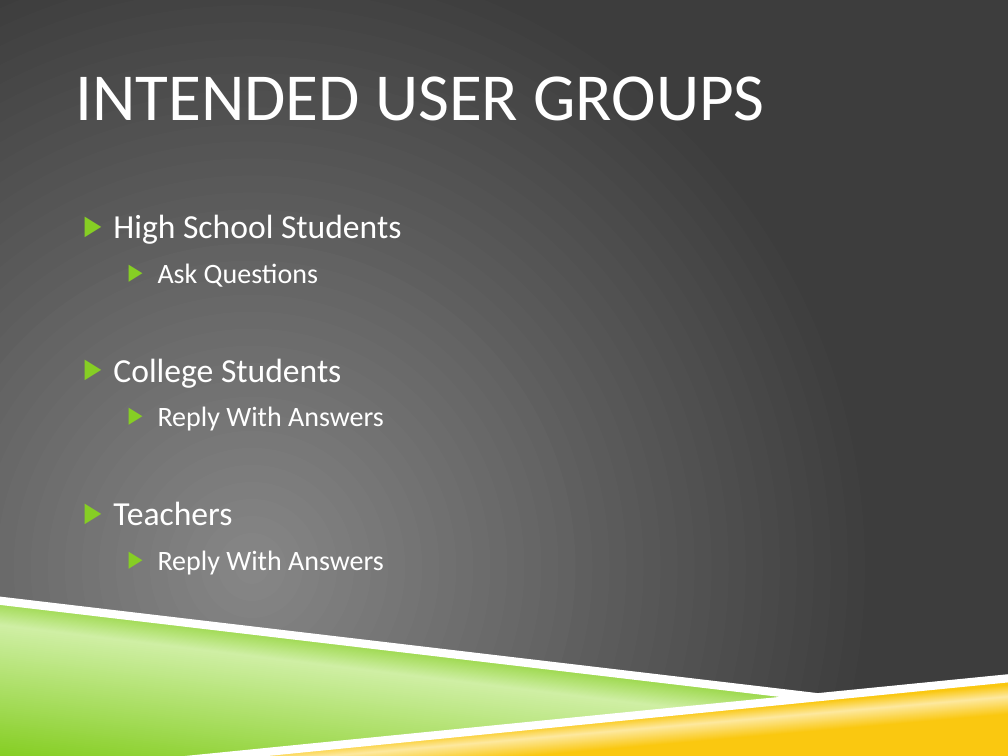
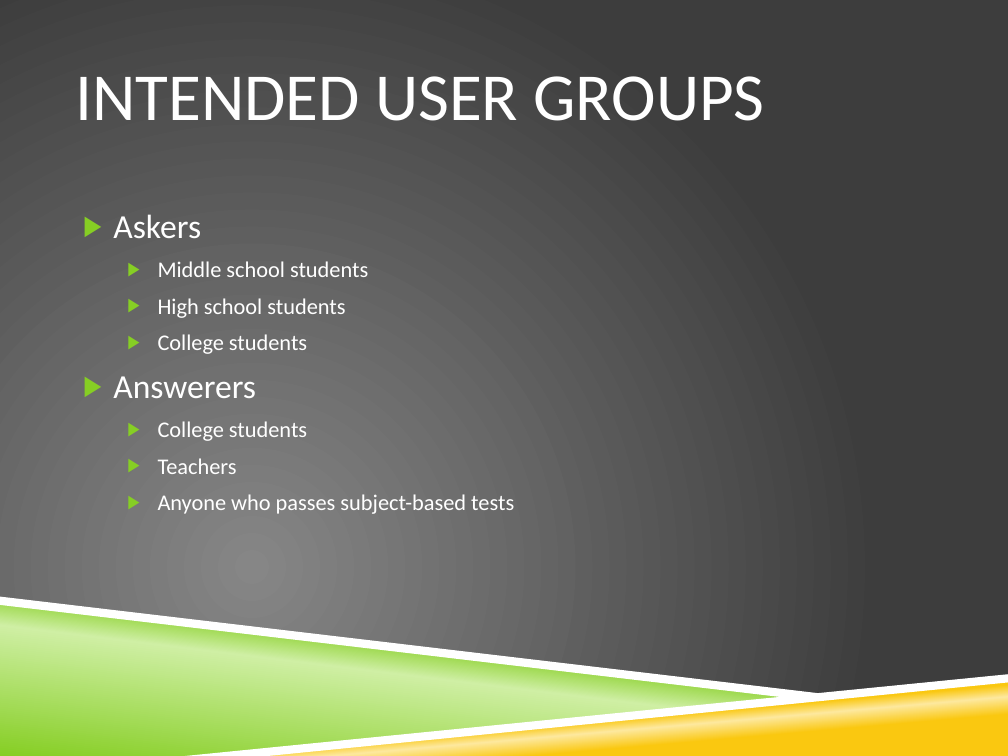
Before and after one commit to razfriman/Snap2Ask, a slide deck: slide 11 of Proposal.pptx. Drawn at 1008x756 pixels with LibreOffice and Linux fonts; fonts in the diff are those of the drawing; background and template pictures are left out. Boxes give left, top, right and bottom in pixels: in the first picture for what was removed or moved away, otherwise in the second. Text is boxed around its words. In the diff, an @@ line names an element or a change of style, - is before the commit and + after.

```diff
--- a/Proposal.pptx
+++ b/Proposal.pptx
@@ text at (113,214,368,441): text changed; size 24 to 16 pt @@
-▶ High School Students
-  ▶ Ask Questions
-▶ College Students
-  ▶ Reply With Answers
+▶ Askers
+  ▶ Middle school students
+  ▶ High school students
+  ▶ College students
+▶ Answerers
+  ▶ College students
@@ text at (158,458,237,474): size 24 to 16 pt in "Teachers"; list level 1 to 2 in "Teachers" @@
@@ text at (158,494,514,514): text changed; size 20 to 16 pt @@
-  ▶ Reply With Answers
+  ▶ Anyone who passes subject-based tests
```
Also in this commit, not shown: 7 other slides changed.
